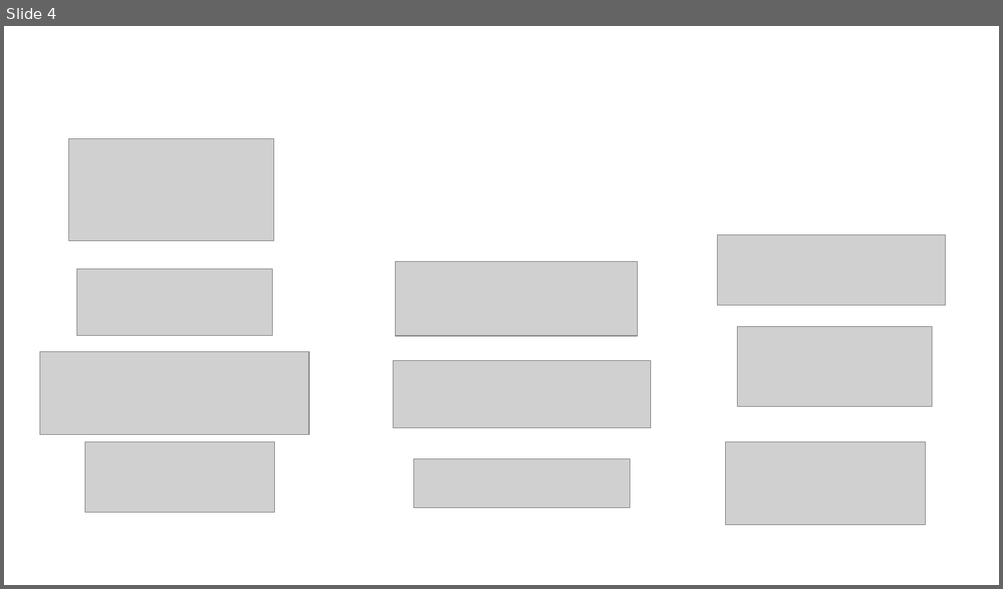
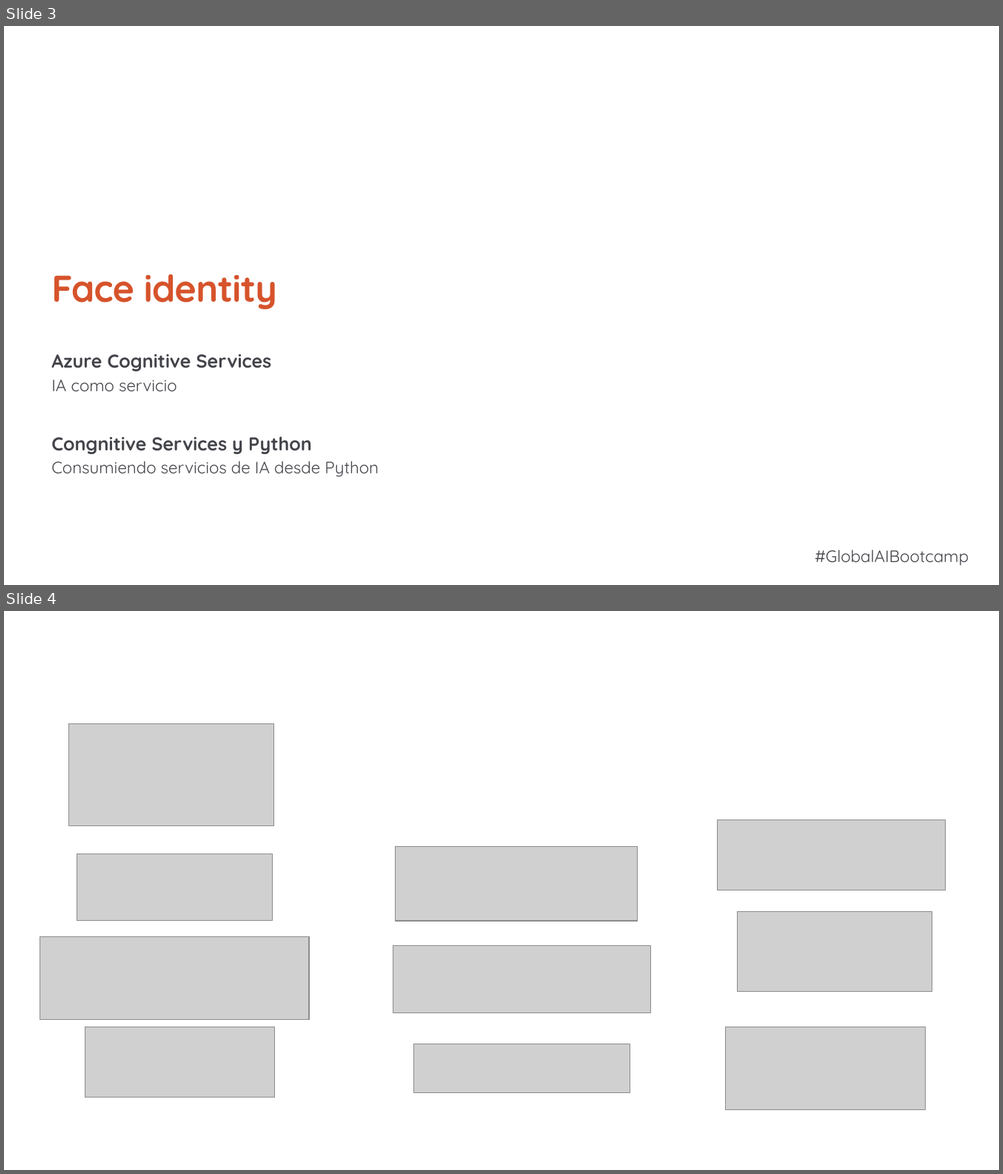
Before and after one commit to Gxbx/face-id-azure-workshop, a slide deck: slides.pptx. Shown one above the other, each under a label of ours: slide 4 before the commit, slides 3 and 4 after it. The pictures are 1003x589 and 1003x1174 pixels, drawn with LibreOffice and Linux fonts; fonts in the diff are those of the drawing; grey boxes stand for pictures; background and template pictures are left out. Boxes give left, top, right and bottom in pixels: in the first picture for what was removed or moved away, otherwise in the second. Text is boxed around its words. In the diff, an @@ line names an element or a change of style, - is before the commit and + after.

```diff
--- a/slides.pptx
+++ b/slides.pptx
@@ slide 3 added at [4, 26, 999, 585], background #FFFFFF @@
@@ text added at [543, 215, 928, 256], 32 pt, text #FFFFFF @@
+Popayán
@@ title added at [51, 274, 277, 309], 36 pt, text #D6532B, bold @@
+Face identity
@@ text added at [51, 355, 272, 372], 18 pt, text #43444A, bold @@
+Azure Cognitive Services
@@ text added at [51, 380, 177, 392], 16 pt, text #43444A @@
+IA como servicio
@@ text added at [51, 437, 312, 454], 18 pt, text #43444A, bold @@
+Congnitive Services y Python
@@ text added at [51, 461, 378, 477], 16 pt, text #43444A @@
+Consumiendo servicios de IA desde Python
@@ text added at [814, 550, 968, 566], 16 pt, text #43444A @@
+#GlobalAIBootcamp
```
Also in this commit, not shown: 1 slide changed, 6 other slides added, 6 slides removed, 1 other file.
